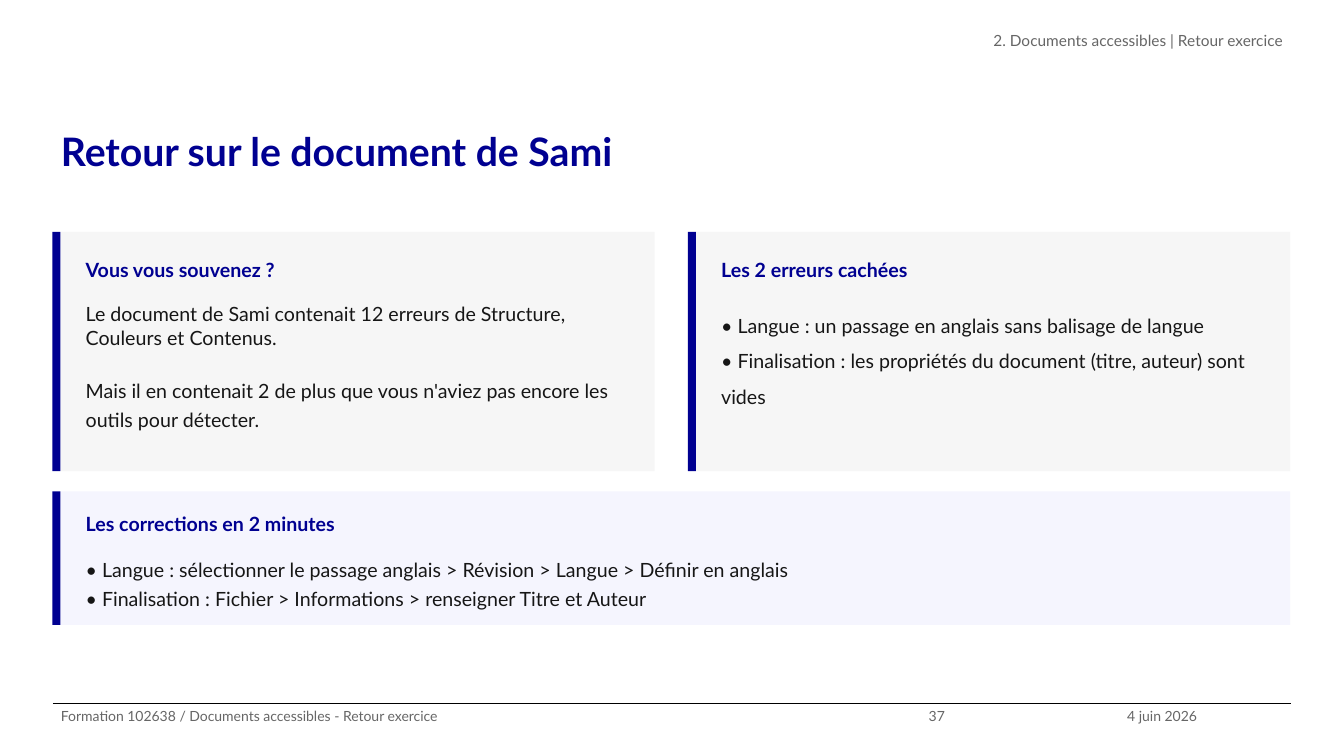
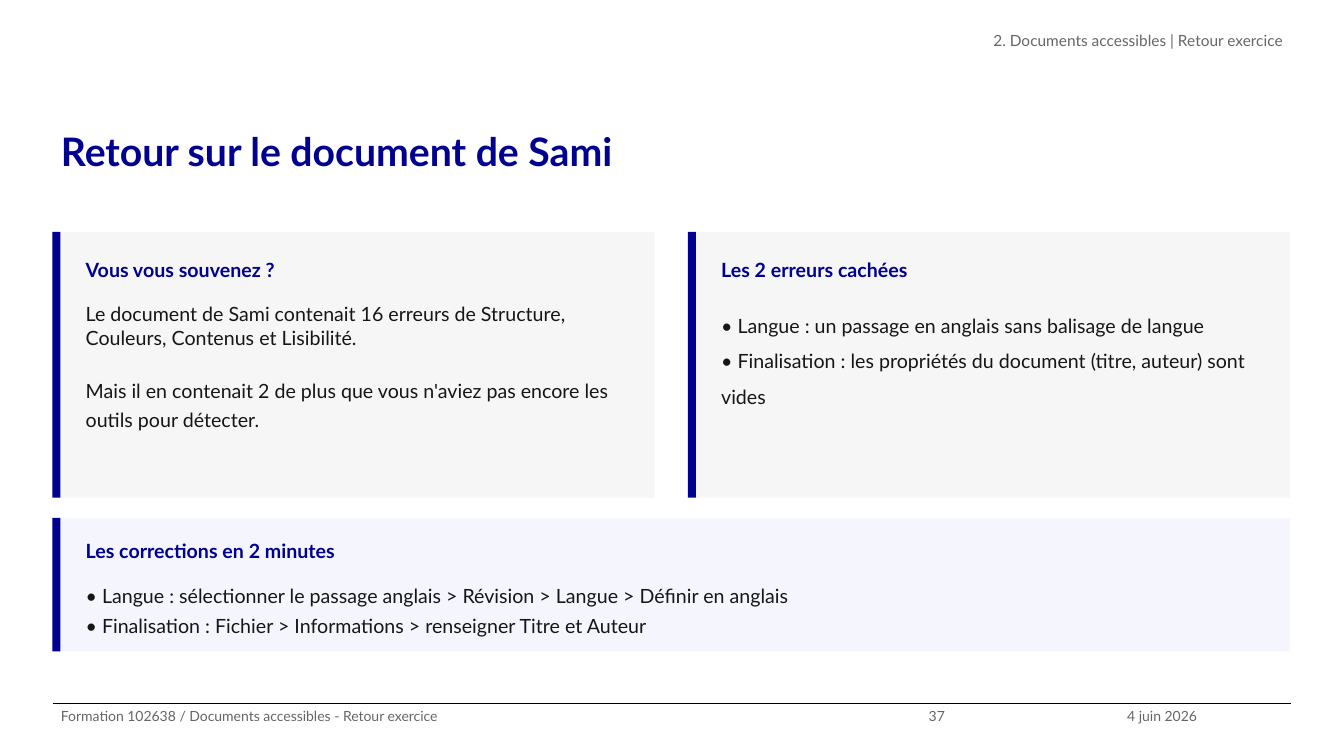
Before and after one commit to alexandra-guiderdoni/usine-fabrication-igpde-102846-ay11, a slide deck: slide 37 of formation-102638-juin-2026.pptx. Drawn at 1344x756 pixels with LibreOffice and Linux fonts; fonts in the diff are those of the drawing; background and template pictures are left out. Boxes give left, top, right and bottom in pixels: in the first picture for what was removed or moved away, otherwise in the second. Text is boxed around its words. In the diff, an @@ line names an element or a change of style, - is before the commit and + after.

Commit message:
feat: exercice Sami 18 erreurs (justifie, paragraphes vides, majuscules, filigrane)

```diff
--- a/formation-102638-juin-2026.pptx
+++ b/formation-102638-juin-2026.pptx
@@ rectangle: place and size @@
-rectangle at [52, 232, 60, 472]
+rectangle at [52, 232, 60, 498]
@@ rectangle: place and size @@
-rectangle at [60, 232, 654, 472]
+rectangle at [60, 232, 654, 498]
@@ rectangle: place and size @@
-rectangle at [688, 232, 696, 472]
+rectangle at [688, 232, 696, 498]
@@ rectangle: place and size @@
-rectangle at [696, 232, 1290, 472]
+rectangle at [696, 232, 1290, 498]
@@ text at [86, 306, 608, 431]: text changed @@
-Le document de Sami contenait 12 erreurs de Structure, Couleurs et Contenus.
-Mais il en contenait 2 de plus que vous n'aviez pas encore les outils pour détecter.
+Le document de Sami contenait 16 erreurs de Structure, Couleurs, Contenus et Lisibilité.
+Mais il en contenait 2 de plus que vous n'aviez pas encore les outils pour détecter.
@@ 2 rectangles, 1 text: place and size @@
-2 rectangles, 1 text at [52, 492, 1291, 625]
+2 rectangles, 1 text at [52, 518, 1291, 651]
@@ text "• Langue : sélectionner le ...": place and size @@
-text "• Langue : sélectionner le ..." at [102, 562, 788, 610]
+text "• Langue : sélectionner le ..." at [102, 588, 788, 637]
```
Also in this commit, not shown: 1 other slide changed, 7 other files.
